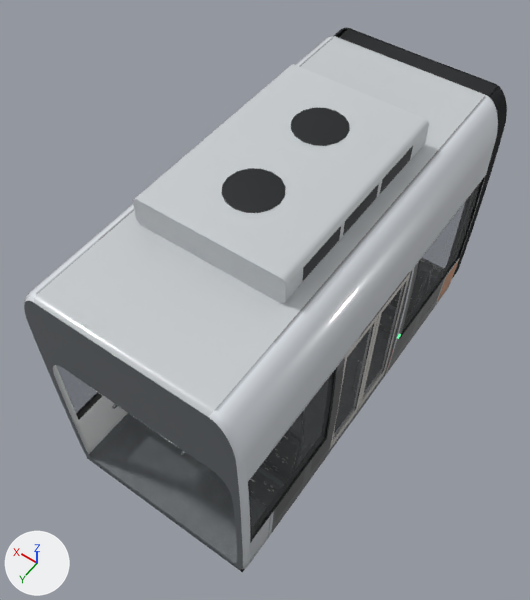
What one commit did to the glTF model tram_parts/suspendues/marseille/suspended_lod0.glb.
Before and after are seen from a 50 mm camera at (-2.79, 4.26, 8.14) aimed at (0.09, 0.23, 1.81). Every picture has the same lights, and +X, +Y and +Z are marked at lower left. The older version comes first. Where no turn or scale is listed for an object, it has been applied to the vertices. Vertices at exactly the same position are counted once.

In view in the first picture: 'bellows_01', 'door_2_L_a', 'door_2_L_b', 'module_01'.
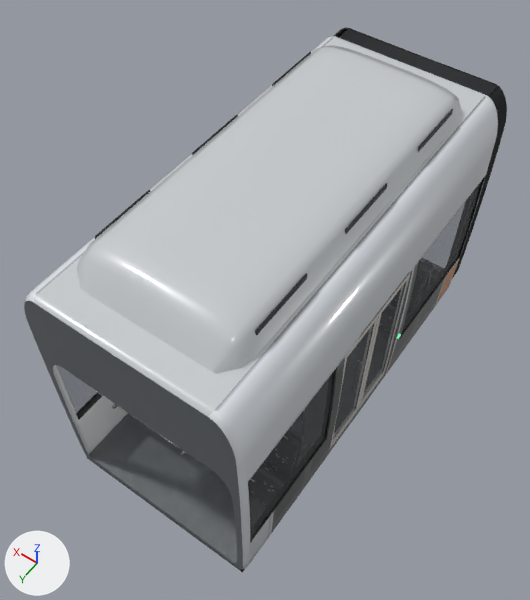
Where the change shows, as pixel boxes (x1, y1, x2, y2) in the pictures (530 x 600 px):
part 1 of me_module_01, added
    after: (255, 273, 307, 336)
part 2 of me_module_01, added
    after: (345, 183, 387, 234)
part 3 of me_module_01, added
    after: (418, 109, 453, 152)
part 4 of me_module_01, added
    after: (94, 190, 150, 239)
part 5 of me_module_01, added
    after: (192, 115, 238, 155)
part 6 of me_module_01, added
    after: (272, 52, 311, 86)
part 7 of me_module_01, rebuilt (30% wider, 38% taller)
    before: (133, 64, 429, 303)
    after: (77, 45, 462, 374)
part 8 of me_module_01, deleted
    before: (221, 107, 413, 282)

Edits to the bpy script that builds the scene:
```text
Change me_module_01:
    used by ob_module_01; location = (0.0, 0.0, 0.0)
    remove me_module_01.from_pydata(...)  # 3328 vertices, 5108 faces; spans x -1.2..1.2, y -2.35..2.35, z 0.25..3.73
    add me_module_01.from_pydata(...)  # 3729 vertices, 5912 faces; spans x -1.2..1.2, y -2.35..2.35, z 0.25..3.69
    me_module_01 part 1: a new loose piece, a box spanning x -0.843..-0.831, y 0.951..1.651, z 3.478..3.592, in mat_roof_grille__part_01 (dark grey #2c2f31)
    me_module_01 part 2: a new loose piece, a box spanning x -0.843..-0.831, y -0.349..0.351, z 3.478..3.592, in mat_roof_grille__part_01 (dark grey #2c2f31)
    me_module_01 part 3: a new loose piece, a box spanning x -0.843..-0.831, y -1.649..-0.949, z 3.478..3.592, in mat_roof_grille__part_01 (dark grey #2c2f31)
    me_module_01 part 4: a new loose piece, a box spanning x 0.831..0.843, y 0.951..1.651, z 3.478..3.592, in mat_roof_grille__part_01 (dark grey #2c2f31)
    me_module_01 part 5: a new loose piece, a box spanning x 0.831..0.843, y -0.349..0.351, z 3.478..3.592, in mat_roof_grille__part_01 (dark grey #2c2f31)
    me_module_01 part 6: a new loose piece, a box spanning x 0.831..0.843, y -1.649..-0.949, z 3.478..3.592, in mat_roof_grille__part_01 (dark grey #2c2f31)
    me_module_01 part 7: the loose piece of 34 vertices spanning x -0.8..0.8, y -1.2..1.2, z 3.4..3.72 is rebuilt with 513 vertices and now spans x -0.9..0.9, y -2.05..2.05, z 3.39..3.69, in mat_paint_roof__part_01 (light grey #c9cdd0)
    me_module_01 part 8: 8 loose pieces with 126 vertices, spanning x -0.8..0.8, y -0.89..0.95, z 3.46..3.73, are deleted
    remove me_module_01.materials.append(mat_roof_equipment__part_01)  # light grey #c9cdd0
```
